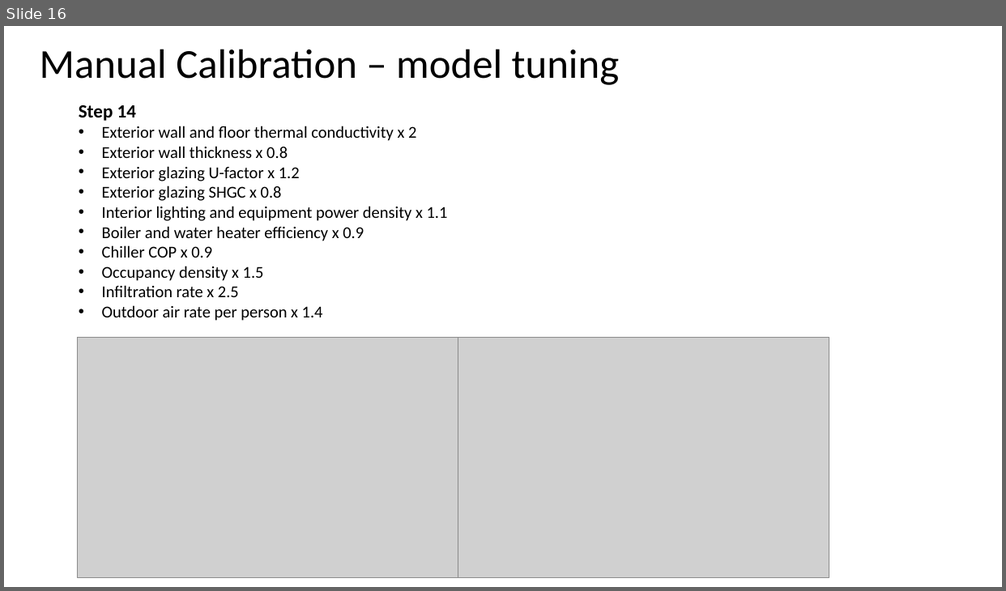
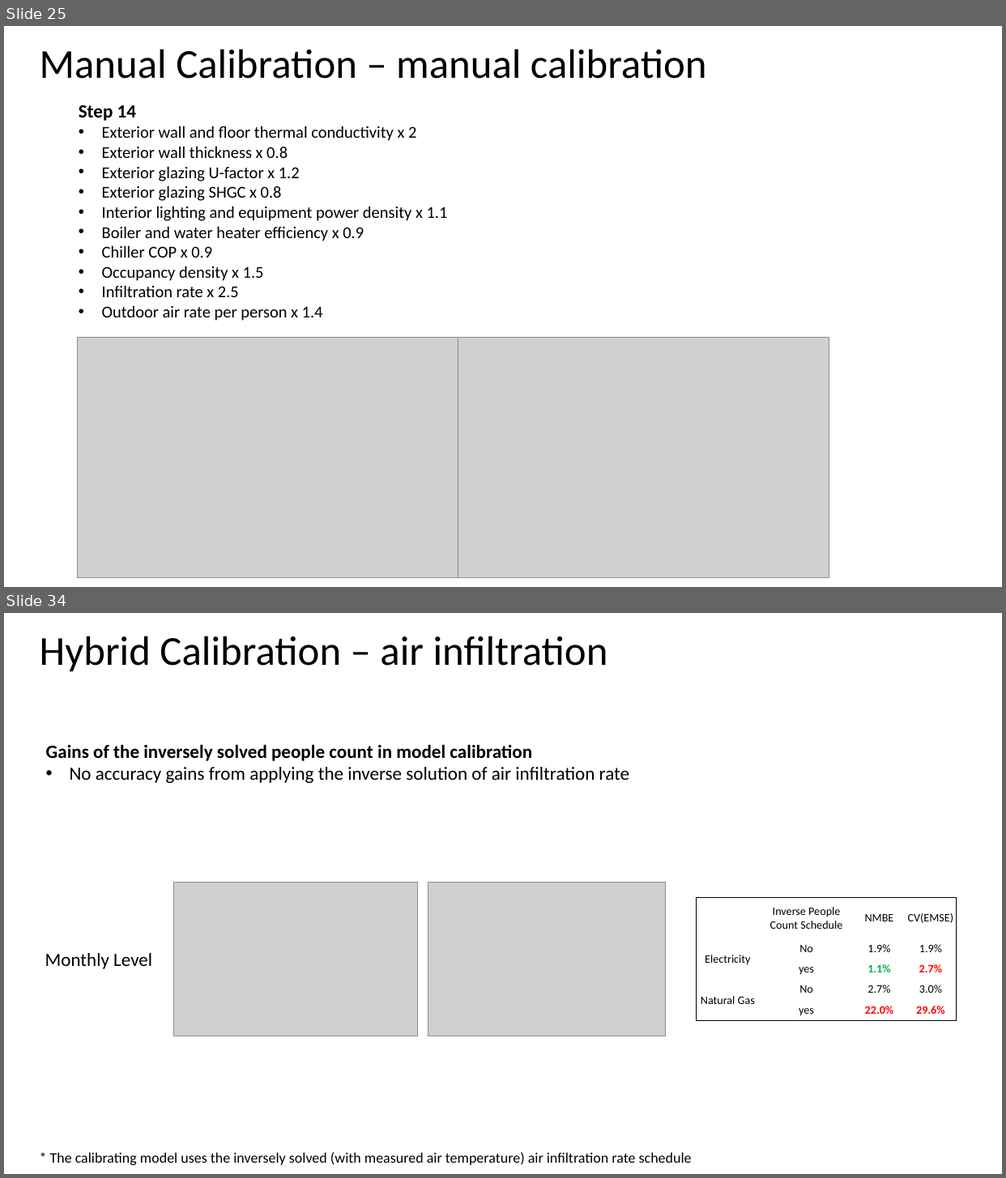
Before and after one commit to tsbyq/SDI, a slide deck: Model_Calibration_2.1/2~Hybrid_Calibration/Model Calibration_HM.pptx. Shown one above the other, each under a label of ours: slide 16 before the commit, slides 25 and 34 after it; the slides between them are not shown. The pictures are 1006x591 and 1006x1178 pixels, drawn with LibreOffice and Linux fonts; fonts in the diff are those of the drawing; grey boxes stand for pictures. Boxes give left, top, right and bottom in pixels: in the first picture for what was removed or moved away, otherwise in the second. Text is boxed around its words. In the diff, an @@ line names an element or a change of style, - is before the commit and + after.

```diff
--- a/Model_Calibration_2.1/2~Hybrid_Calibration/Model Calibration_HM.pptx
+++ b/Model_Calibration_2.1/2~Hybrid_Calibration/Model Calibration_HM.pptx
@@ slide 34 added at (4, 613, 1002, 1174), background #FFFFFF @@
@@ title added at (40, 636, 608, 672), 39.6 pt, text #000000 @@
+Hybrid Calibration – air infiltration
@@ text added at (46, 744, 629, 783), 18 pt, text #000000 @@
+Gains of the inversely solved people count in model calibration
+• No accuracy gains from applying the inverse solution of air infiltration rate
@@ picture added at (173, 883, 417, 1037) @@
@@ picture added at (428, 883, 666, 1037) @@
@@ table added at (697, 897, 957, 1021), 5 rows, 4 columns @@
+ | Inverse People Count Schedule | NMBE | CV(EMSE)
+Electricity | No | 1.9% | 1.9%
+ | yes | 1.1% | 2.7%
+Natural Gas | No | 2.7% | 3.0%
+ | yes | 22.0% | 29.6%
@@ text added at (45, 953, 152, 969), 18 pt, text #000000 @@
+Monthly Level
@@ text added at (50, 1152, 692, 1165), 14 pt, text #000000 @@
+* The calibrating model uses the inversely solved (with measured air temperature) air infiltration rate schedule
@@ what was slide 16 is now slide 25 @@
@@ slide 25 changed as well @@
@@ title at (40, 49, 707, 79): text changed @@
-Manual Calibration – model tuning
+Manual Calibration – manual calibration
```
Also in this commit, not shown: 15 other slides changed, 19 other slides added, 7 slides removed, 45 other files.
